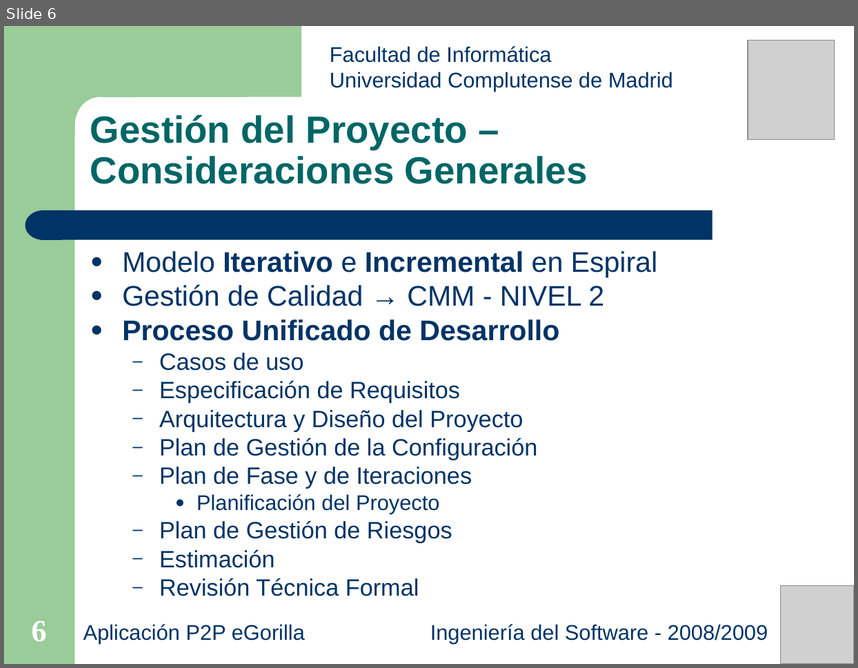
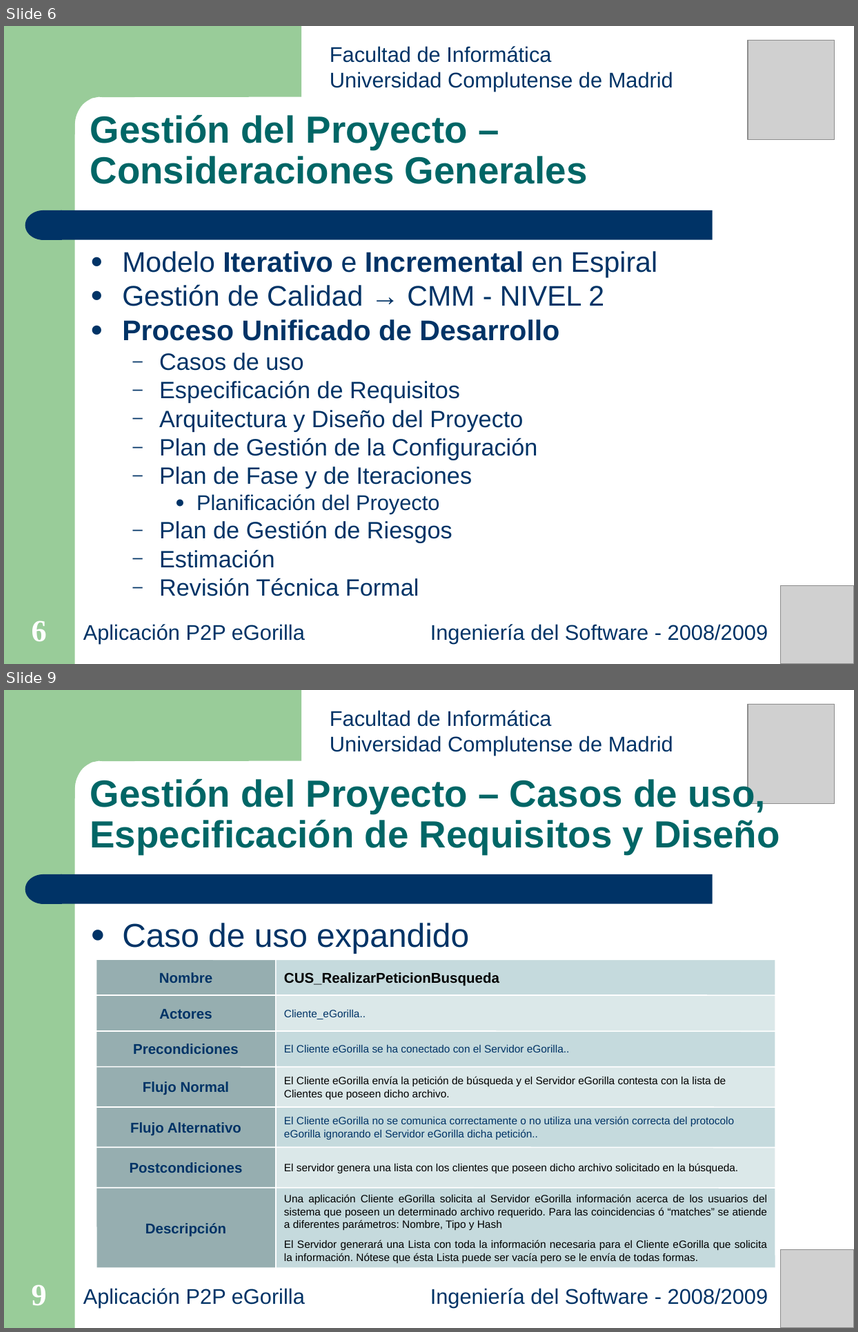
Before and after one commit to salcedonia/egorilla-software-engineering-2008-2009, a slide deck: doc/presentaciones/Presentacion_27-05-2009.ppt. Shown one above the other, each under a label of ours: slide 6 before the commit, slides 6 and 9 after it; the slides between them are not shown. The pictures are 858x668 and 858x1332 pixels, drawn with LibreOffice and Linux fonts; fonts in the diff are those of the drawing; grey boxes stand for pictures. Boxes give left, top, right and bottom in pixels: in the first picture for what was removed or moved away, otherwise in the second. Text is boxed around its words. In the diff, an @@ line names an element or a change of style, - is before the commit and + after.

```diff
--- a/doc/presentaciones/Presentacion_27-05-2009.ppt
+++ b/doc/presentaciones/Presentacion_27-05-2009.ppt
@@ slide 9 added at <box>4,690,854,1328</box>, background #FFFFFF; not listed: 4 template elements that a slide beside it also shows @@
@@ text added at <box>330,710,673,755</box>, 18 pt, text #003366 @@
+Facultad de Informática
+Universidad Complutense de Madrid
@@ picture added at <box>748,704,835,804</box> @@
@@ text added at <box>90,777,780,854</box>, 32 pt, text #006666, bold @@
+Gestión del Proyecto – Casos de uso, Especificación de Requisitos y Diseño
@@ text added at <box>122,923,469,953</box>, 28 pt, text #003366 @@
+● Caso de uso expandido
@@ group added at <box>96,960,776,1268</box>: 11 lines, 9 rectangles, 5 texts @@
+Nombre
+CUS_RealizarPeticionBusqueda
+Actores
+Cliente_eGorilla..
+Precondiciones
+El Cliente eGorilla se ha conectado con el Servidor eGorilla..
+Flujo Normal
+El Cliente eGorilla envía la petición de búsqueda y el Servidor eGorilla contesta con la lista de Clientes que poseen dicho archivo.
+Flujo Alternativo
+El Cliente eGorilla no se comunica correctamente o no utiliza una versión correcta del protocolo eGorilla ignorando el Servidor eGorilla dicha petición..
+Postcondiciones
+El servidor genera una lista con los clientes que poseen dicho archivo solicitado en la búsqueda.
+Descripción
+Una aplicación Cliente eGorilla solicita al Servidor eGorilla información acerca de los usuarios del sistema que poseen un determinado archivo requerido. Para las coincidencias ó “matches” se atiende a diferentes parámetros: Nombre, Tipo y Hash
+El Servidor generará una Lista con toda la información necesaria para el Cliente eGorilla que solicita la información. Nótese que ésta Lista puede ser vacía pero se le envía de todas formas.
@@ picture added at <box>780,1250,854,1328</box> @@
@@ page number added at <box>32,1284,47,1305</box>, 26 pt, text #FFFFFF, bold @@
+9
@@ text added at <box>83,1288,305,1307</box>, 18 pt, text #003366 @@
+Aplicación P2P eGorilla
@@ text added at <box>430,1288,769,1307</box>, 18 pt, text #003366 @@
+Ingeniería del Software - 2008/2009
```
Also in this commit, not shown: 1 slide changed, 3 other slides added.
